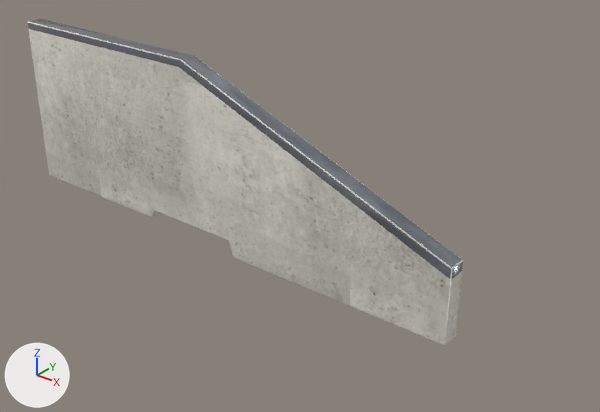
One commit to the glTF model public/katalog/modelle/railslide-123.gltf: the scene before it, then after it.
Both versions are drawn from a camera (50 mm lens) standing at (3.42, -3.42, 2.61) and looking at (0.51, 0.21, 0.36). The axes (+X, +Y, +Z) are drawn at lower left. The lights are the same throughout. The older version comes first. Vertices at exactly the same position are counted once.

Script lines for the objects in view, before the commit:
```python
me_sk0308_railslide__123_001 = bpy.data.meshes.new('SK0308_Railslide_-123.001')
me_sk0308_railslide__123_001.from_pydata(...)  # 144 vertices, 294 faces; spans x -1.73..1.73, y -0.06..0.06, z 0.0..1.23
# faces by material slot: [270, 24]
me_sk0308_railslide__123_001.materials.append(mat_beton_web_080)
me_sk0308_railslide__123_001.materials.append(mat_stahl_web_065)
ob_sk0308_railslide__123_001 = bpy.data.objects.new('SK0308_Railslide_-123.001', me_sk0308_railslide__123_001)
ob_sk0308_railslide__123_001.location = (0.0, 0.0, 0.0)
```
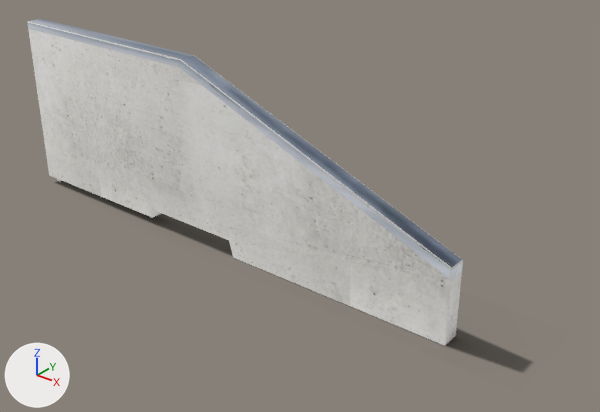
What differs and where, as boxes [x1, y1, x2, y2] in the pictures (600 x 412 px):
'Schatten', added
    after: [56, 181, 531, 371]
part 1 of me_sk0308_railslide__123_001, recoloured
    both: [28, 22, 463, 346]
part 2 of me_sk0308_railslide__123_001, recoloured
    both: [27, 19, 463, 279]

The edits, one by one:
Picture 'railslide-123_licht' (img_railslide_123_licht) is new.
Picture 'railslide-123_schatten' (img_railslide_123_schatten) is new.
Material 'Beton_web.041' (mat_beton_web_041) is new.
Uses the picture img_railslide_123_licht.
Material 'Stahl_web.032' (mat_stahl_web_032) is new.
Uses the picture img_railslide_123_licht.
Material 'Schatten.039' (mat_schatten_039) is new.
Uses the picture img_railslide_123_schatten.
me_sk0308_railslide__123_001 has 144 vertices, 294 faces and spans x -1.73..1.73, y -0.06..0.06, z 0.0..1.23.
me_sk0308_railslide__123_001 is used by ob_sk0308_railslide__123_001; location (0.0, 0.0, 0.0).
me_sk0308_railslide__123_001 part 1: all 270 faces that had it switch from mat_beton_web_080 to mat_beton_web_041.
me_sk0308_railslide__123_001 part 2: all 24 faces that had it switch from mat_stahl_web_065 to mat_stahl_web_032.
Mesh me_schatten is new.
It has 4 vertices, 2 faces and spans x -1.73..2.21, y -0.18..0.49, z 0.0.
It uses material mat_schatten_039.
Object 'Schatten' (ob_schatten) is new; it shows me_schatten.
Its location is (0.0, 0.0, 0.0).
